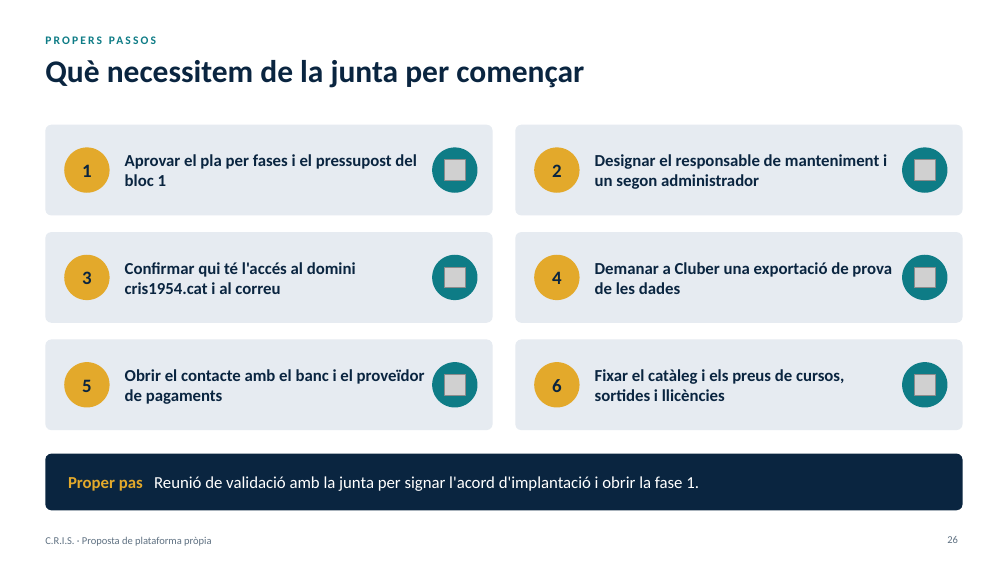
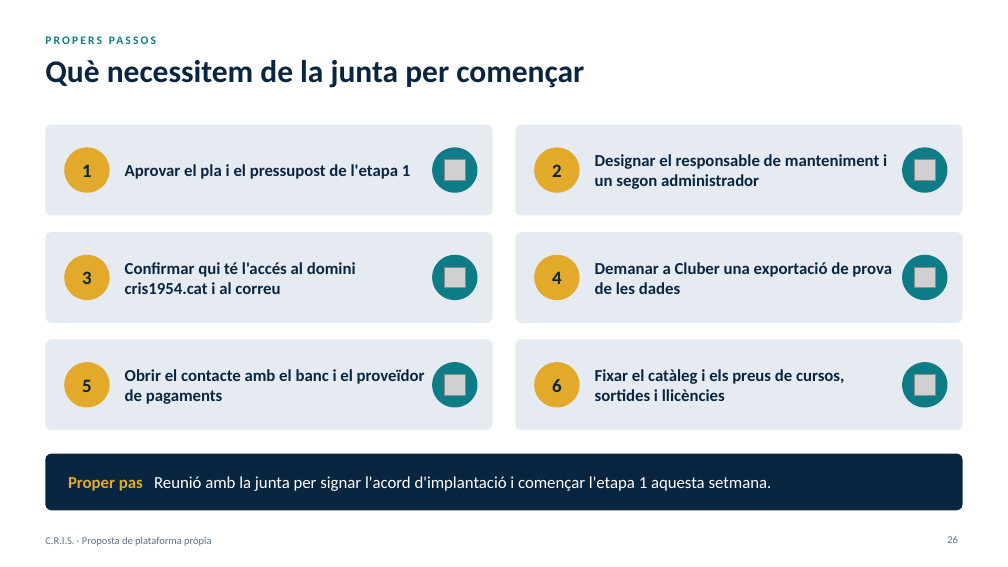
Before and after one commit to gerardtristan/Centre-de-Recuperacio-i-d-Investigacions-Submarines-App-Web, a slide deck: slide 26 of docs/entregues/Proposta-CRIS-plataforma.pptx. Drawn at 1008x567 pixels with LibreOffice and Linux fonts; fonts in the diff are those of the drawing; grey boxes stand for pictures; background and template pictures are left out. Boxes give left, top, right and bottom in pixels: in the first picture for what was removed or moved away, otherwise in the second. Text is boxed around its words. In the diff, an @@ line names an element or a change of style, - is before the commit and + after.

```diff
--- a/docs/entregues/Proposta-CRIS-plataforma.pptx
+++ b/docs/entregues/Proposta-CRIS-plataforma.pptx
@@ text at bbox=[125, 164, 410, 179]: text changed @@
-Aprovar el pla per fases i el pressupost del bloc 1
+Aprovar el pla i el pressupost de l'etapa 1
@@ text at bbox=[68, 476, 772, 491]: text changed @@
-Proper pas Reunió de validació amb la junta per signar l'acord d'implantació i obrir la fase 1.
+Proper pas Reunió amb la junta per signar l'acord d'implantació i començar l'etapa 1 aquesta setmana.
```
Also in this commit, not shown: 6 other slides changed, 1 slide added, 2 slides removed, 1 other file.
